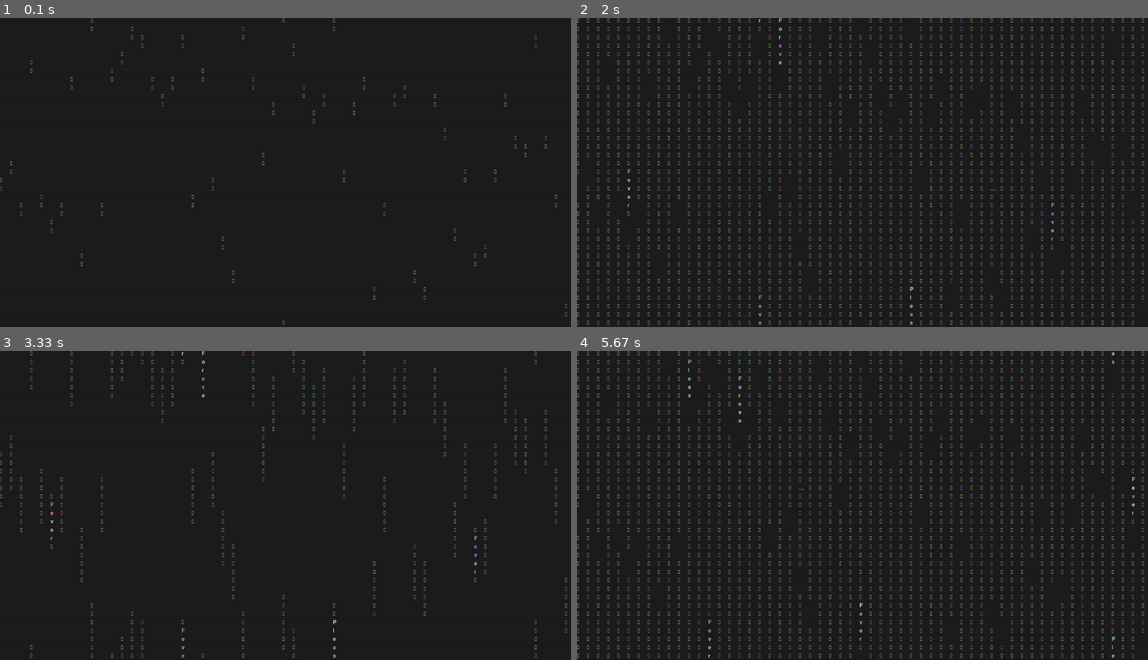
Above: before the commit, frames 1-4 (two rows, left to right).
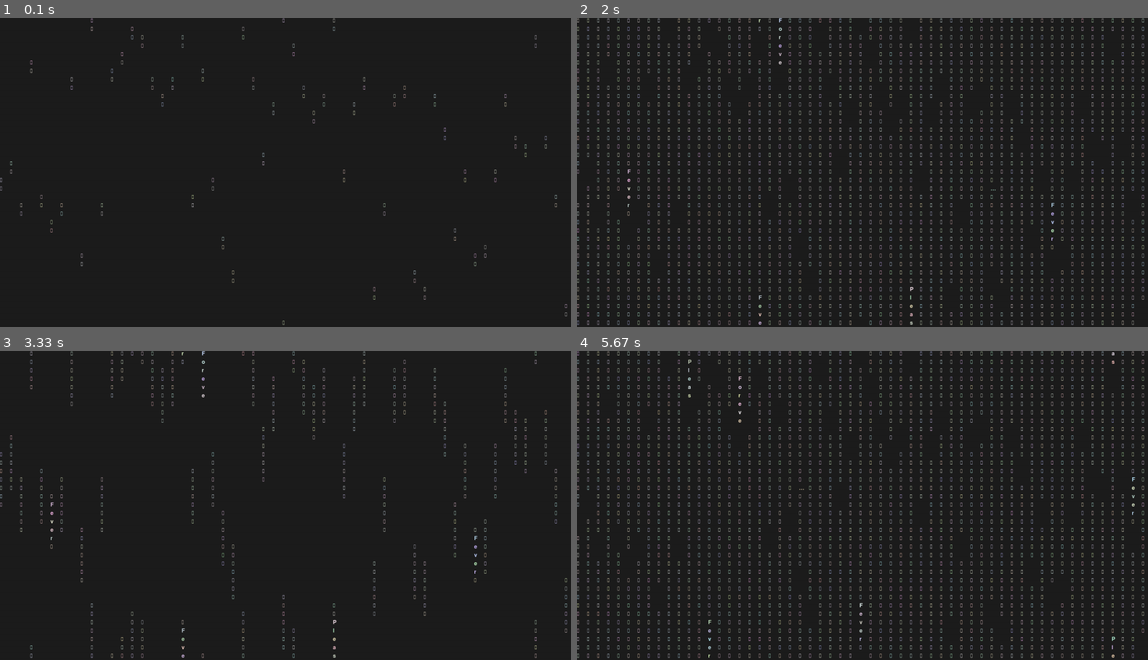
Above: after the commit, the same moments.

Repository: lhsueh1/pygame-card-with-japanese-cmatrix
Game: pygame game, started from controller.py
Same seed, same stepped clock (60 frames per second), same inputs: the game is played once before the commit and once after it.
Inputs (mouse positions are in pixels of both pictures, inside the frame that each line leads up to):
- Up to frame 1 (0.1 s): no input
- Up to frame 2 (2 s): click (685, 126) at 1.4 s; click (714, 58) at 1.73 s
- Up to frame 3 (3.33 s): no input
- Up to frame 4 (5.67 s): no input

The runs differ from the first frame. In frame 1, less than 0.1% of the frame differs, in the area x 0-100%, y 0-99%; in frame 2, 0.8%; in frame 3, 0.2%; in frame 4, 0.8%, in the area x 0-100%, y 0-100%.

Commit message:
font color changed

Diff:
--- a/controller.py
+++ b/controller.py
@@ -174,7 +174,7 @@
 
     # Deal with one single word
     def paint_word(self, font, word,j, i, yy):
-        fontRead = font.render(word, True,(random.randint(120,255),random.randint(120,255),random.randint(120,255)))
+        fontRead = font.render(word, True,(random.randint(180,255),random.randint(180,255),random.randint(180,255)))
         self.screen.blit(fontRead,(30 * j, (yy * 25 + 25*i) % 925))
 
     def paint_blank(self, j, i ,yy):
